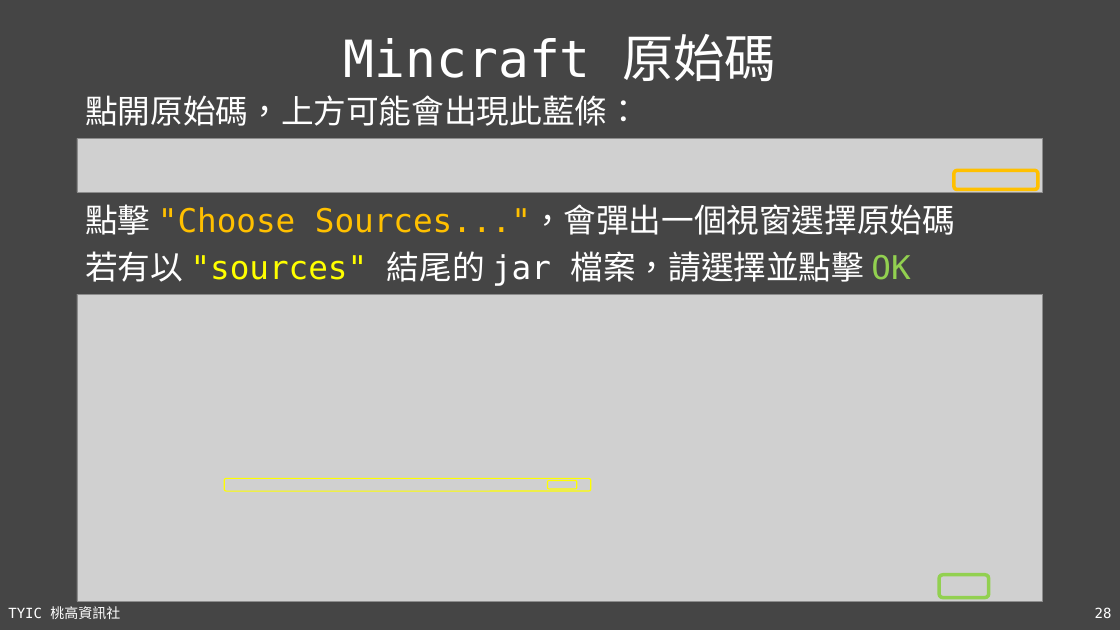
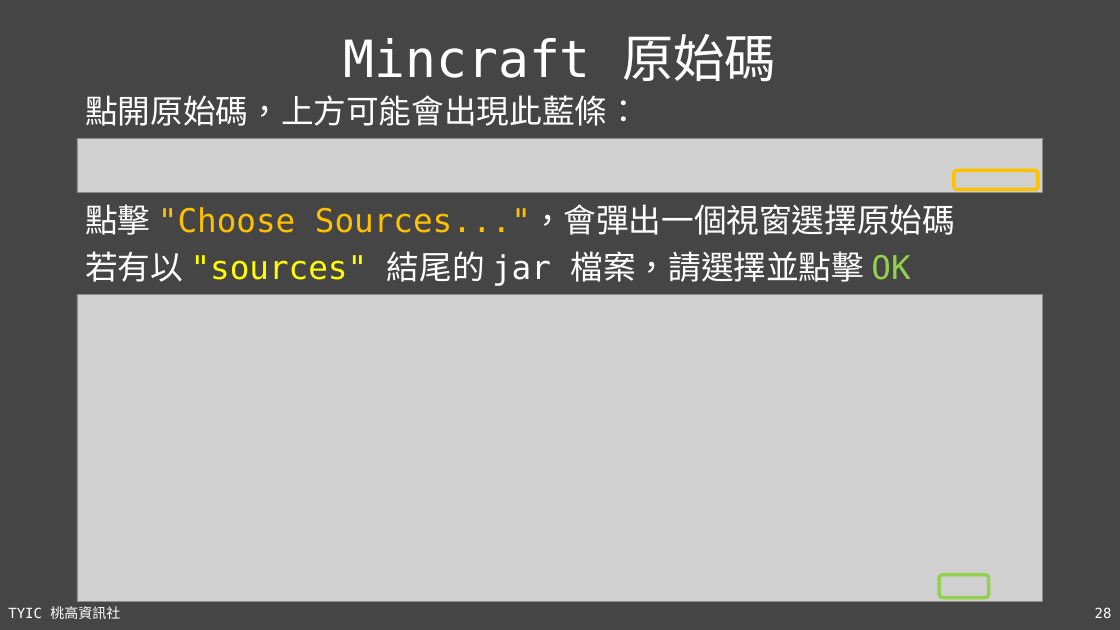
Before and after one commit to TYSHIC/slides, a slide deck: slide 28 of ppt/50_Java 專案：前置作業.pptx. Drawn at 1120x630 pixels with LibreOffice and Linux fonts; fonts in the diff are those of the drawing; grey boxes stand for pictures. Boxes give left, top, right and bottom in pixels: in the first picture for what was removed or moved away, otherwise in the second. Text is boxed around its words. In the diff, an @@ line names an element or a change of style, - is before the commit and + after.

```diff
--- a/ppt/50_Java 專案：前置作業.pptx
+++ b/ppt/50_Java 專案：前置作業.pptx
@@ rounded rectangle removed at [224, 478, 591, 491] @@
@@ rounded rectangle removed at [548, 481, 577, 489] @@
```
Also in this commit, not shown: 4 other files.
